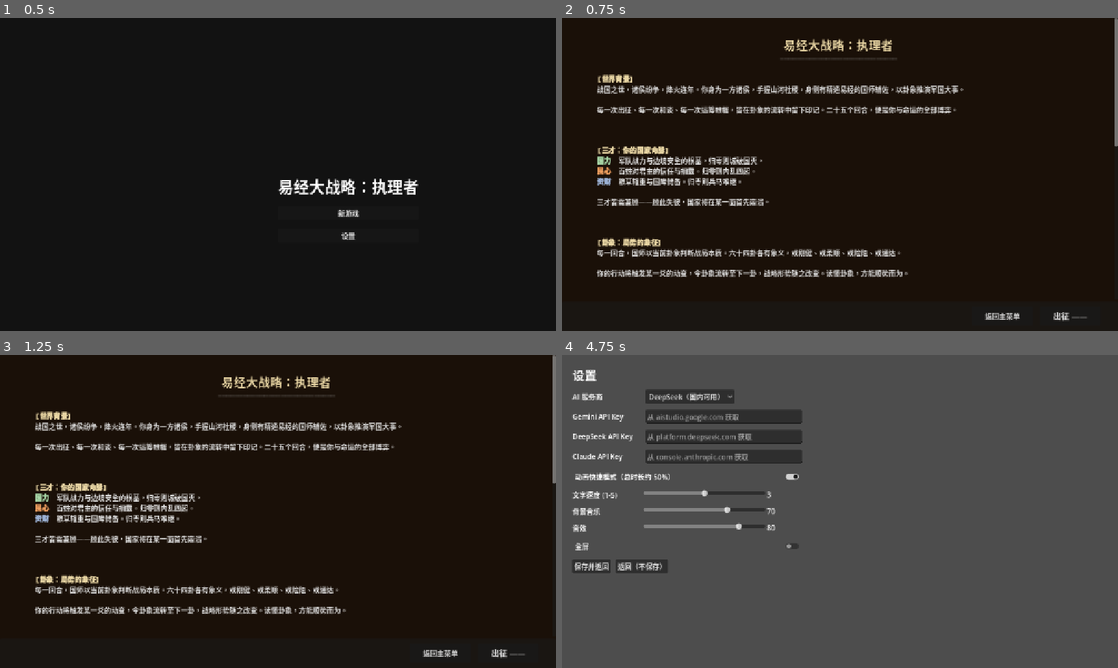
Above: before the commit, frames 1-4 (two rows, left to right).
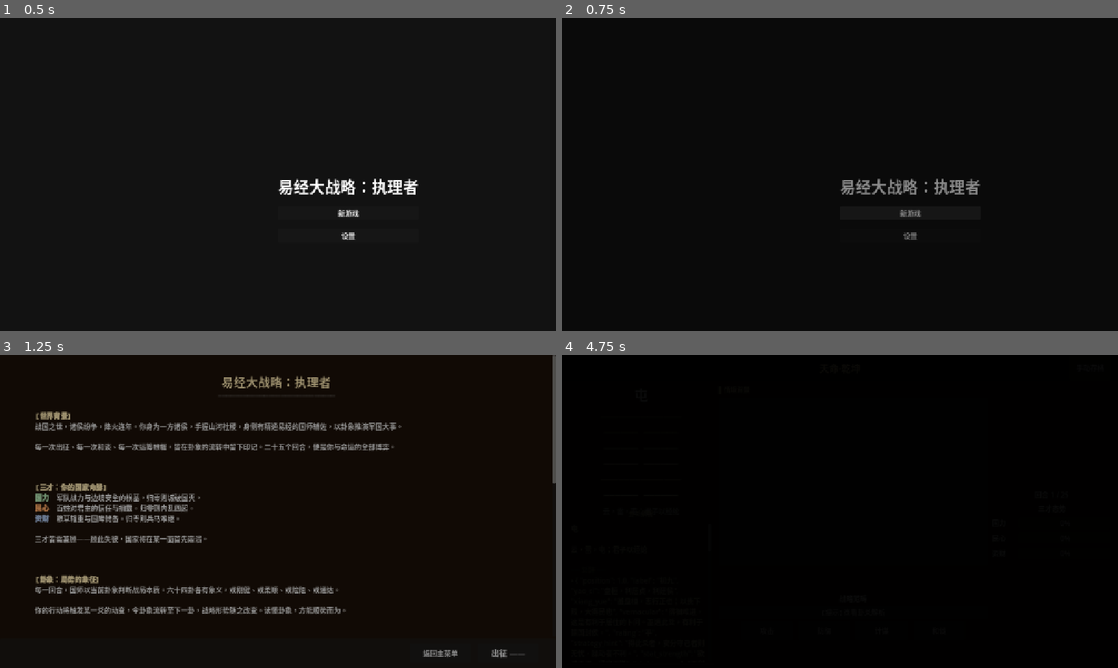
Above: after the commit, the same moments.

Repository: aassllaann/2D-Strategy-Game
Game: Godot game, scene res://scenes/MainMenu.tscn
Same seed, same stepped clock (60 frames per second), same inputs: the game is played once before the commit and once after it.
Inputs (mouse positions are in pixels of both pictures, inside the frame that each line leads up to):
- Up to frame 1 (0.5 s): no input
- Up to frame 2 (0.75 s): click "新游戏" at 0.5 s
- Up to frame 3 (1.25 s): no input
- Up to frame 4 (4.75 s): click "返回主菜单" at 1.25 s; click (912, 574) at 2 s, where only the run before the commit has a clickable "设置"; click (689, 395) at 2.75 s, where only the run before the commit has a clickable "DeepSeek（国内可用）"; click (684, 477) at 3.5 s, where only the run before the commit has a clickable "动画快速模式（总时长约 50%）"; click (1067, 652) at 4.25 s, where only the run after the commit has a clickable "出征 ——"

Frame 1 is identical in both runs. In frame 2, 9.4% of the frame differs, in the area x 6-100%, y 0-97%; in frame 3, 6.4%; in frame 4, 100%, in the area x 0-100%, y 0-100%.

Commit message:
动画+提示气泡+美术方案

Diff:
--- /dev/null
+++ b/game/autoloads/SceneTransition.gd
@@ -0,0 +1,35 @@
+extends CanvasLayer
+
+var _overlay: ColorRect
+var _is_transitioning := false
+
+
+func _ready() -> void:
+	layer = 100
+	_overlay = ColorRect.new()
+	_overlay.color = Color(0, 0, 0, 0)
+	_overlay.set_anchors_and_offsets_preset(Control.PRESET_FULL_RECT)
+	_overlay.mouse_filter = Control.MOUSE_FILTER_IGNORE
+	add_child(_overlay)
+
+
+## 淡出→换场→淡入。duration 单位秒，默认 0.4s。
+func change_scene(path: String, duration: float = 0.4) -> void:
+	if _is_transitioning:
+		return
+	_is_transitioning = true
+	_overlay.mouse_filter = Control.MOUSE_FILTER_STOP
+
+	var tw := create_tween()
+	tw.tween_property(_overlay, "color:a", 1.0, duration)
+	await tw.finished
+
+	get_tree().change_scene_to_file(path)
+	await get_tree().process_frame
+
+	var tw2 := create_tween()
+	tw2.tween_property(_overlay, "color:a", 0.0, duration)
+	await tw2.finished
+
+	_overlay.mouse_filter = Control.MOUSE_FILTER_IGNORE
+	_is_transitioning = false
--- a/game/project.godot
+++ b/game/project.godot
@@ -28,6 +28,7 @@
 SaveManager="*res://autoloads/SaveManager.gd"
 AppSettings="*res://autoloads/AppSettings.gd"
 AIManager="*res://autoloads/AIManager.gd"
+SceneTransition="*res://autoloads/SceneTransition.gd"
 
 [configuration]
 
--- a/game/scenes/HexagramConsult.gd
+++ b/game/scenes/HexagramConsult.gd
@@ -20,6 +20,7 @@
 var _last_category: String = ""
 var _last_action: String = ""
 var _tutorial_dismissed_round: int = -1
+var _tutorial_nodes: Array = []  # 仅追踪教程相关节点，不误清 save-toast
 
 
 func _ready() -> void:
@@ -394,29 +395,103 @@
 	var r := GameState.current_turn
 	if r > 3 or _tutorial_dismissed_round == r:
 		return
-	for c in _tutorial_layer.get_children():
-		c.queue_free()
+	_clear_tutorial_nodes()
+	# 等布局稳定后再读 global_rect
+	await get_tree().process_frame
+	match r:
+		1: _show_tutorial_bubble(action_panel,
+				"[b]【战略选择】[/b]\n从四个战略方向选择一种行动。\n你的决策将触发变爻，推动卦象流转。")
+		2: _show_tutorial_bubble(hexagram_display,
+				"[b]【卦象区】[/b]\n卦象象征当前战局本质。\n左侧「卦爻解析」阐述爻辞含义，可辅助决策。")
+		3: _show_tutorial_bubble(stats_hud,
+				"[b]【三才 HUD】[/b]\n国力·民心·资财为三才根基。\n任一归零则游戏结束，须时刻兼顾。")
+
+
+func _clear_tutorial_nodes() -> void:
+	for n in _tutorial_nodes:
+		if is_instance_valid(n):
+			n.queue_free()
+	_tutorial_nodes.clear()
+
+
+func _show_tutorial_bubble(target: Control, text: String) -> void:
+	var rect := target.get_global_rect()
+
+	# ── 半透明全屏遮罩 ──
+	var shade := ColorRect.new()
+	shade.color = Color(0, 0, 0, 0.52)
+	shade.set_anchors_and_offsets_preset(Control.PRESET_FULL_RECT)
+	shade.mouse_filter = Control.MOUSE_FILTER_STOP
+	_tutorial_layer.add_child(shade)
+	_tutorial_nodes.append(shade)
+
+	# ── 金色高亮边框（叠在目标区域上方）──
+	var highlight := Panel.new()
+	highlight.position = rect.position - Vector2(4, 4)
+	highlight.size     = rect.size + Vector2(8, 8)
+	highlight.mouse_filter = Control.MOUSE_FILTER_IGNORE
+	var hl_style := StyleBoxFlat.new()
+	hl_style.bg_color = Color(0, 0, 0, 0)
+	hl_style.set_border_width_all(3)
+	hl_style.border_color = Color(1.0, 0.85, 0.3)
+	hl_style.corner_radius_top_left    = 6
+	hl_style.corner_radius_top_right   = 6
+	hl_style.corner_radius_bottom_left = 6
+	hl_style.corner_radius_bottom_right = 6
+	highlight.add_theme_stylebox_override("panel", hl_style)
+	_tutorial_layer.add_child(highlight)
+	_tutorial_nodes.append(highlight)
+
+	# ── 说明气泡 ──
 	var bubble := PanelContainer.new()
-	bubble.offset_left = 40
-	bubble.offset_top  = 120 + (r - 1) * 40
-	var vb := VBoxContainer.new()
-	bubble.add_child(vb)
-	var msg := Label.new()
-	msg.autowrap_mode = TextServer.AUTOWRAP_WORD_SMART
-	match r:
-		1: msg.text = "提示：请选择战略范畴，再选定具体行动。"
-		2: msg.text = "提示：卦象象征当前战局本质，随变爻而迁转。左侧「卦爻解析」可辅助决策。"
-		_: msg.text = "提示：国力、民心、资财为三才根基，任一长期濒危则大势难支。"
-	vb.add_child(msg)
-	var hb  := HBoxContainer.new()
-	vb.add_child(hb)
-	var close := Button.new()
-	close.text = "知道了"
-	close.pressed.connect(func() -> void:
+	var bub_style := StyleBoxFlat.new()
+	bub_style.bg_color = Color(0.10, 0.09, 0.06, 0.95)
+	bub_style.set_border_width_all(1)
+	bub_style.border_color = Color(1.0, 0.85, 0.3, 0.8)
+	bub_style.corner_radius_top_left    = 6
+	bub_style.corner_radius_top_right   = 6
+	bub_style.corner_radius_bottom_left = 6
+	bub_style.corner_radius_bottom_right = 6
+	bub_style.content_margin_left   = 16
+	bub_style.content_margin_right  = 16
+	bub_style.content_margin_top    = 12
+	bub_style.content_margin_bottom = 12
+	bubble.add_theme_stylebox_override("panel", bub_style)
+
+	var bvbox := VBoxContainer.new()
+	bvbox.add_theme_constant_override("separation", 10)
+	bubble.add_child(bvbox)
+
+	var lbl := RichTextLabel.new()
+	lbl.bbcode_enabled = true
+	lbl.fit_content    = true
+	lbl.custom_minimum_size = Vector2(300, 0)
+	lbl.add_theme_font_size_override("normal_font_size", 15)
+	lbl.add_theme_color_override("default_color", Color("#e8d5a3"))
+	lbl.text = text
+	bvbox.add_child(lbl)
+
+	var r := GameState.current_turn
+	var close_btn := Button.new()
+	close_btn.text = "知道了"
+	close_btn.alignment = HORIZONTAL_ALIGNMENT_RIGHT
+	close_btn.pressed.connect(func() -> void:
 		_tutorial_dismissed_round = r
 		if r >= 3:
 			GameState.flags["tutorial_completed"] = true
-		bubble.queue_free()
+			SaveManager.write_autosave()
+		_clear_tutorial_nodes()
 	)
-	hb.add_child(close)
+	bvbox.add_child(close_btn)
+
 	_tutorial_layer.add_child(bubble)
+	_tutorial_nodes.append(bubble)
+
+	# 等气泡完成尺寸计算后再定位
+	await get_tree().process_frame
+	var vp := get_viewport().get_visible_rect().size
+	var bx := clampf(rect.get_center().x - bubble.size.x / 2.0, 8.0, vp.x - bubble.size.x - 8.0)
+	var by := rect.end.y + 12.0
+	if by + bubble.size.y > vp.y - 8.0:
+		by = rect.position.y - bubble.size.y - 12.0
+	bubble.position = Vector2(bx, by)
--- a/game/scenes/Intro.gd
+++ b/game/scenes/Intro.gd
@@ -116,7 +116,7 @@
 	btn_back.text = "返回主菜单"
 	btn_back.custom_minimum_size = Vector2(140, 44)
 	btn_back.pressed.connect(func() -> void:
-		get_tree().change_scene_to_file("res://scenes/MainMenu.tscn")
+		SceneTransition.change_scene("res://scenes/MainMenu.tscn")
 	)
 	btn_row.add_child(btn_back)
 
@@ -125,6 +125,6 @@
 	btn_start.custom_minimum_size = Vector2(140, 44)
 	btn_start.add_theme_font_size_override("font_size", 18)
 	btn_start.pressed.connect(func() -> void:
-		get_tree().change_scene_to_file("res://scenes/HexagramConsult.tscn")
+		SceneTransition.change_scene("res://scenes/HexagramConsult.tscn")
 	)
 	btn_row.add_child(btn_start)
--- a/game/scenes/MainMenu.gd
+++ b/game/scenes/MainMenu.gd
@@ -44,7 +44,7 @@
 	btn_start.pressed.connect(func() -> void:
 		SaveManager.delete_autosave()
 		GameState.start_new_run()
-		get_tree().change_scene_to_file("res://scenes/Intro.tscn")
+		SceneTransition.change_scene("res://scenes/Intro.tscn")
 	)
 	vbox.add_child(btn_start)
 
@@ -59,14 +59,14 @@
 
 func _on_continue_pressed() -> void:
 	if SaveManager.load_autosave():
-		get_tree().change_scene_to_file("res://scenes/HexagramConsult.tscn")
+		SceneTransition.change_scene("res://scenes/HexagramConsult.tscn")
 	else:
 		_show_corrupt_dialog("autosave")
 
 
 func _on_load_manual_pressed() -> void:
 	if SaveManager.load_manual():
-		get_tree().change_scene_to_file("res://scenes/HexagramConsult.tscn")
+		SceneTransition.change_scene("res://scenes/HexagramConsult.tscn")
 	else:
 		_show_corrupt_dialog("manual")
 
Not shown, changed: IDEA.MD
Not shown, changed: prd_后续任务规划_0f3adc15.plan.md
Not shown, changed: 项目文档.md
